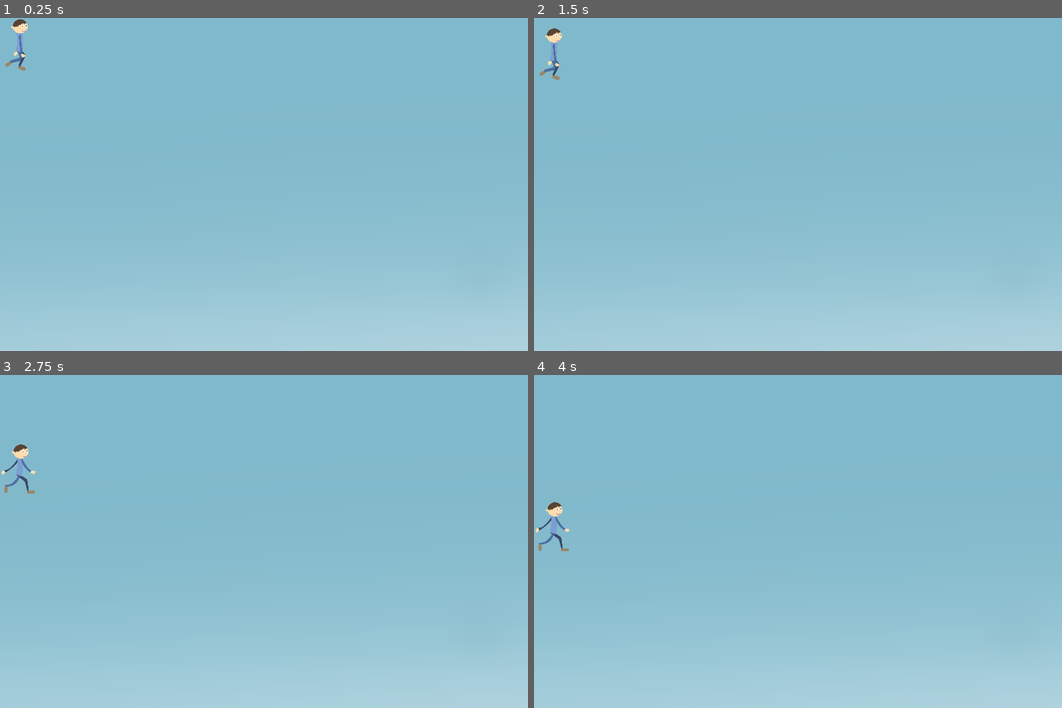
Above: before the commit, frames 1-4 (two rows, left to right).
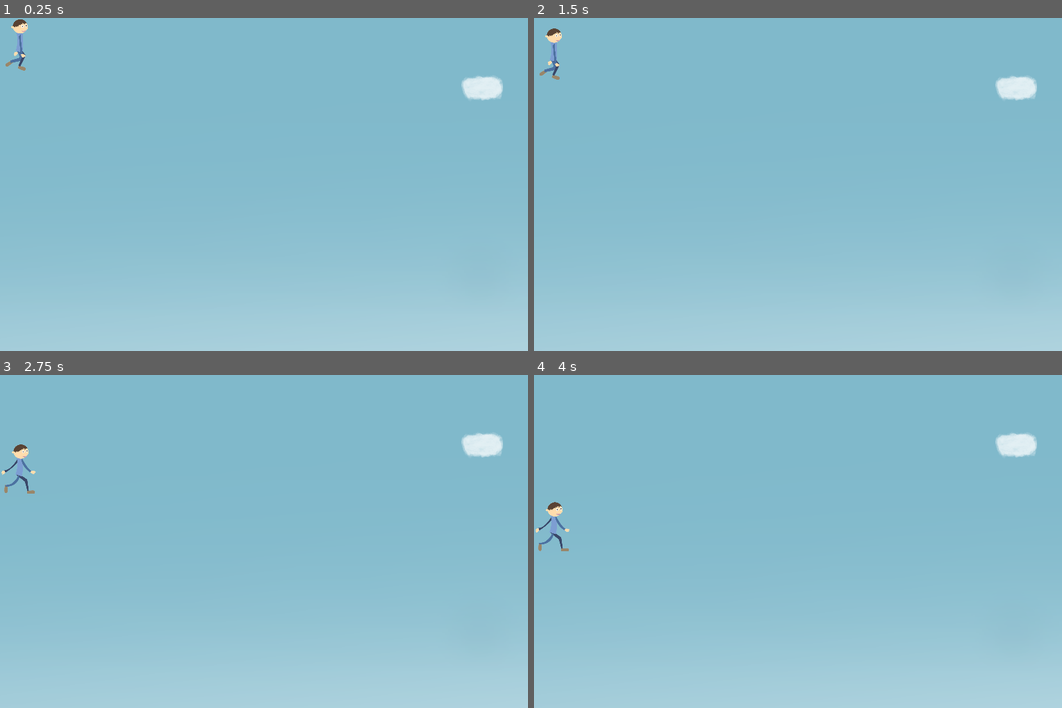
Above: after the commit, the same moments.

Repository: bosonbeard/voicebox-godot
Game: Godot game, scene res://Main.tscn
Same seed, same stepped clock (60 frames per second), same inputs: the game is played once before the commit and once after it.
Inputs:
- Up to frame 1 (0.25 s): no input
- Up to frame 2 (1.5 s): tap Enter at 0.5 s; hold Up (move_up) 0.53-1.28 s; tap Space at 1.25 s; hold Down (move_down) from 1.28 s (still down)
- Up to frame 3 (2.75 s): release Down (move_down) at 2.03 s; hold Up (move_up) from 2.03 s (still down)
- Up to frame 4 (4 s): release Up (move_up) at 3.53 s; hold Down (move_down) from 3.53 s (still down)

The runs differ from the first frame. In frame 1, 0.5% of the frame differs, in the area x 87-96%, y 17-25%; in frame 2, 0.5%; in frame 3, 0.5%; in frame 4, 0.5%.

Commit message:
clouds
added clouds

Diff:
--- /dev/null
+++ b/Cloud.tscn
@@ -0,0 +1,38 @@
+[gd_scene load_steps=5 format=3 uid="uid://drcreuoivymub"]
+
+[ext_resource type="Texture2D" uid="uid://deh2p582el7pf" path="res://art/cloud1.png" id="1_8d0xk"]
+[ext_resource type="Texture2D" uid="uid://6fqlmwwplpr7" path="res://art/cloud2.png" id="2_eiwmy"]
+[ext_resource type="Texture2D" uid="uid://ci1xb4wxwcpo3" path="res://art/cloud3.png" id="3_0afvw"]
+
+[sub_resource type="SpriteFrames" id="SpriteFrames_6ojo0"]
+animations = [{
+"frames": [{
+"duration": 1.0,
+"texture": ExtResource("1_8d0xk")
+}],
+"loop": true,
+"name": &"cloud1",
+"speed": 5.0
+}, {
+"frames": [{
+"duration": 1.0,
+"texture": ExtResource("2_eiwmy")
+}],
+"loop": true,
+"name": &"cloud2",
+"speed": 5.0
+}, {
+"frames": [{
+"duration": 1.0,
+"texture": ExtResource("3_0afvw")
+}],
+"loop": true,
+"name": &"cloud3",
+"speed": 5.0
+}]
+
+[node name="Cloud" type="AnimatedSprite2D"]
+modulate = Color(1, 1, 1, 0.784314)
+scale = Vector2(0.2, 0.2)
+sprite_frames = SubResource("SpriteFrames_6ojo0")
+animation = &"cloud3"
--- a/Main.tscn
+++ b/Main.tscn
@@ -1,7 +1,10 @@
-[gd_scene load_steps=3 format=3 uid="uid://cpy4sru6f0p7u"]
+[gd_scene load_steps=5 format=3 uid="uid://cpy4sru6f0p7u"]
 
 [ext_resource type="Texture2D" uid="uid://db0s4267vn3ew" path="res://art/background.png" id="1_ixn4p"]
 [ext_resource type="PackedScene" uid="uid://bm14wuvyhnpli" path="res://Player.tscn" id="2_nk7gv"]
+[ext_resource type="PackedScene" uid="uid://drcreuoivymub" path="res://Cloud.tscn" id="3_sl8g7"]
+
+[sub_resource type="CanvasItemMaterial" id="CanvasItemMaterial_suv6l"]
 
 [node name="Main" type="Node"]
 
@@ -13,3 +16,8 @@
 [node name="Player" parent="." instance=ExtResource("2_nk7gv")]
 position = Vector2(24, 86)
 scale = Vector2(0.3, 0.3)
+
+[node name="Cloud" parent="." instance=ExtResource("3_sl8g7")]
+texture_filter = 2
+material = SubResource("CanvasItemMaterial_suv6l")
+position = Vector2(694, 102)
Binary file added: art/cloud1.png
Not shown, added: art/cloud1.png.import
Binary file added: art/cloud2.png
Not shown, added: art/cloud2.png.import
Binary file added: art/cloud3.png
Not shown, added: art/cloud3.png.import
Binary file removed: art/kuzma.png
Binary file removed: art/spider1.png
Not shown, added: art/cloud1.png~
Not shown, added: art/cloud2.png~
Not shown, added: art/cloud3.png~
Not shown, added: art/clouds.kra~
(and 1 more such lines)
